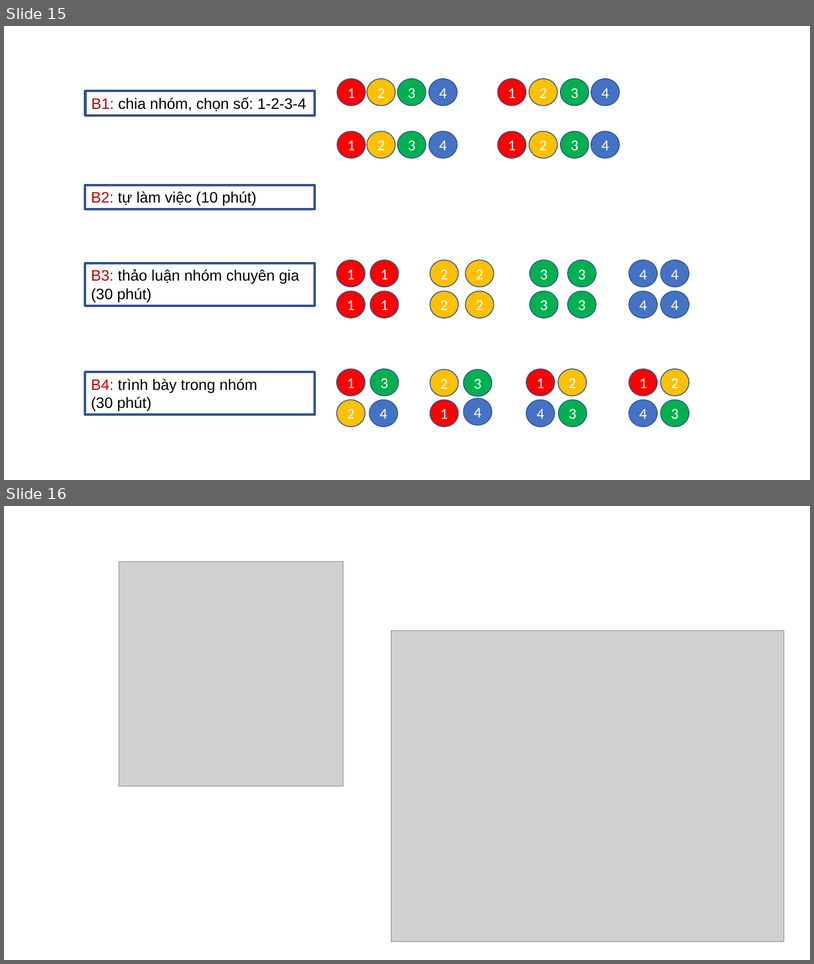
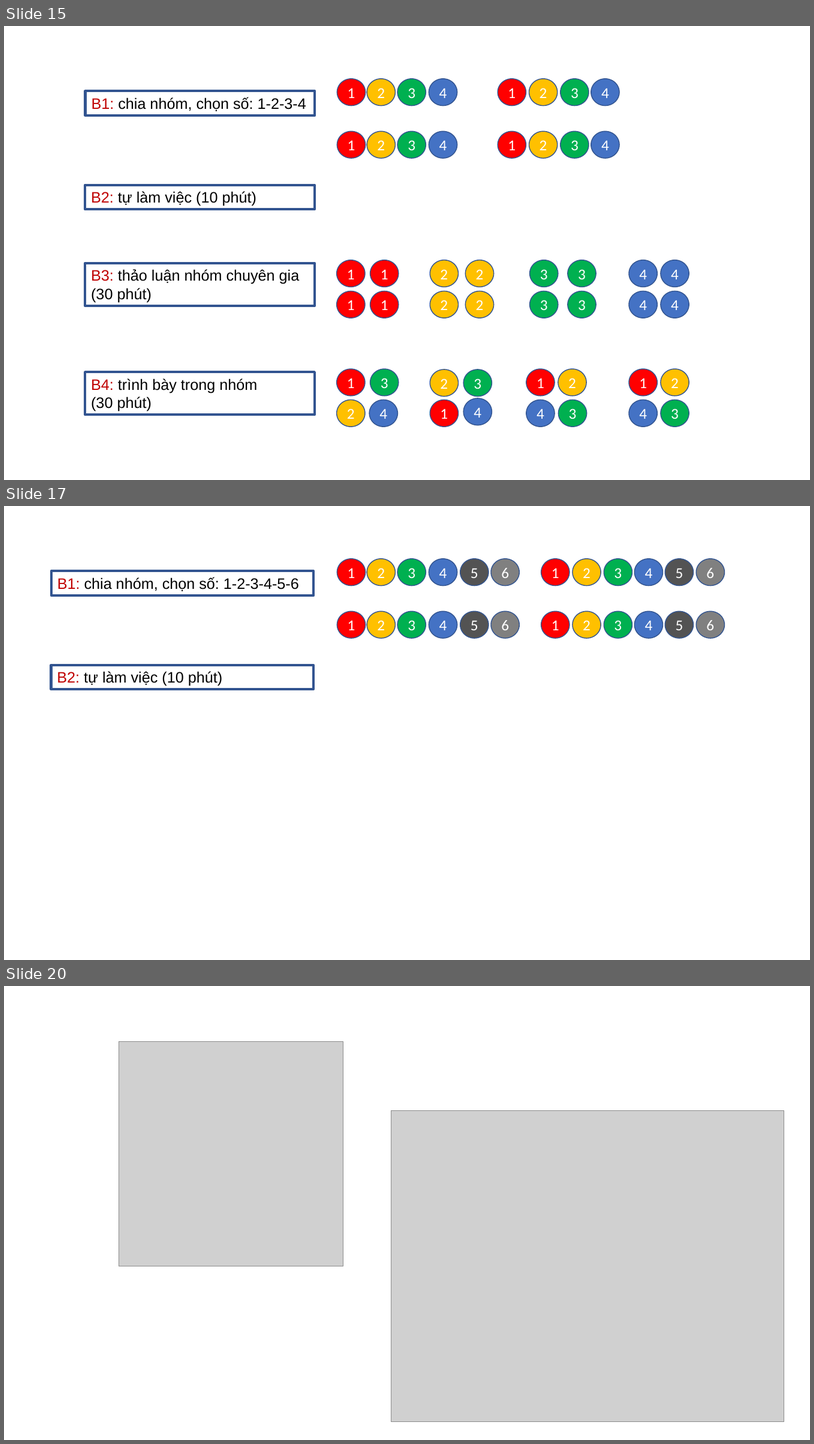
Before and after one commit to DECIDELab/teaching_materials, a slide deck: docs/slides/figures/figures.pptx. Shown one above the other, each under a label of ours: slides 15 and 16 before the commit, slides 15, 17 and 20 after it; the slides between them are not shown. The pictures are 814x964 and 814x1444 pixels, drawn with LibreOffice and Linux fonts; fonts in the diff are those of the drawing; grey boxes stand for pictures. Boxes give left, top, right and bottom in pixels: in the first picture for what was removed or moved away, otherwise in the second. Text is boxed around its words. In the diff, an @@ line names an element or a change of style, - is before the commit and + after.

```diff
--- a/docs/slides/figures/figures.pptx
+++ b/docs/slides/figures/figures.pptx
@@ slide 17 added at [4, 506, 810, 960], background #FFFFFF @@
@@ ellipse added at [338, 559, 366, 585], fill #FF0000, outline #325491 1 pt, 18 pt, text #FFFFFF @@
+1
@@ ellipse added at [367, 559, 395, 585], fill #FFC000, outline #325491 1 pt, 18 pt, text #FFFFFF @@
+2
@@ ellipse added at [398, 559, 426, 585], fill #00B050, outline #325491 1 pt, 18 pt, text #FFFFFF @@
+3
@@ ellipse added at [429, 559, 458, 585], fill #4472C4, outline #325491 1 pt, 18 pt, text #FFFFFF @@
+4
@@ ellipse added at [461, 559, 489, 585], fill #525252, outline #325491 1 pt, 18 pt, text #FFFFFF @@
+5
@@ ellipse added at [492, 559, 520, 585], fill #808080, outline #325491 1 pt, 18 pt, text #FFFFFF @@
+6
@@ ellipse added at [542, 559, 570, 585], fill #FF0000, outline #325491 1 pt, 18 pt, text #FFFFFF @@
+1
@@ ellipse added at [573, 559, 601, 585], fill #FFC000, outline #325491 1 pt, 18 pt, text #FFFFFF @@
+2
@@ ellipse added at [604, 559, 633, 585], fill #00B050, outline #325491 1 pt, 18 pt, text #FFFFFF @@
+3
@@ ellipse added at [635, 559, 663, 585], fill #4472C4, outline #325491 1 pt, 18 pt, text #FFFFFF @@
+4
@@ ellipse added at [666, 559, 694, 585], fill #525252, outline #325491 1 pt, 18 pt, text #FFFFFF @@
+5
@@ ellipse added at [696, 559, 725, 585], fill #808080, outline #325491 1 pt, 18 pt, text #FFFFFF @@
+6
@@ rectangle added at [51, 571, 314, 595], outline #325491 3 pt, 18 pt, text #000000 @@
+B1: chia nhóm, chọn số: 1-2-3-4-5-6
@@ ellipse added at [338, 611, 366, 638], fill #FF0000, outline #325491 1 pt, 18 pt, text #FFFFFF @@
+1
@@ ellipse added at [367, 611, 395, 638], fill #FFC000, outline #325491 1 pt, 18 pt, text #FFFFFF @@
+2
@@ ellipse added at [398, 611, 426, 638], fill #00B050, outline #325491 1 pt, 18 pt, text #FFFFFF @@
+3
@@ ellipse added at [429, 611, 458, 638], fill #4472C4, outline #325491 1 pt, 18 pt, text #FFFFFF @@
+4
@@ ellipse added at [461, 611, 489, 638], fill #525252, outline #325491 1 pt, 18 pt, text #FFFFFF @@
+5
@@ ellipse added at [492, 611, 520, 638], fill #808080, outline #325491 1 pt, 18 pt, text #FFFFFF @@
+6
@@ ellipse added at [542, 611, 570, 638], fill #FF0000, outline #325491 1 pt, 18 pt, text #FFFFFF @@
+1
@@ ellipse added at [573, 611, 601, 638], fill #FFC000, outline #325491 1 pt, 18 pt, text #FFFFFF @@
+2
@@ ellipse added at [604, 611, 633, 638], fill #00B050, outline #325491 1 pt, 18 pt, text #FFFFFF @@
+3
@@ ellipse added at [635, 611, 663, 638], fill #4472C4, outline #325491 1 pt, 18 pt, text #FFFFFF @@
+4
@@ ellipse added at [666, 611, 694, 638], fill #525252, outline #325491 1 pt, 18 pt, text #FFFFFF @@
+5
@@ ellipse added at [696, 611, 725, 638], fill #808080, outline #325491 1 pt, 18 pt, text #FFFFFF @@
+6
@@ rectangle added at [51, 665, 314, 690], outline #325491 3 pt, 18 pt, text #000000 @@
+B2: tự làm việc (10 phút)
@@ what was slide 16 is now slide 20 @@
```
Also in this commit, not shown: 11 other slides added, 38 other files.
